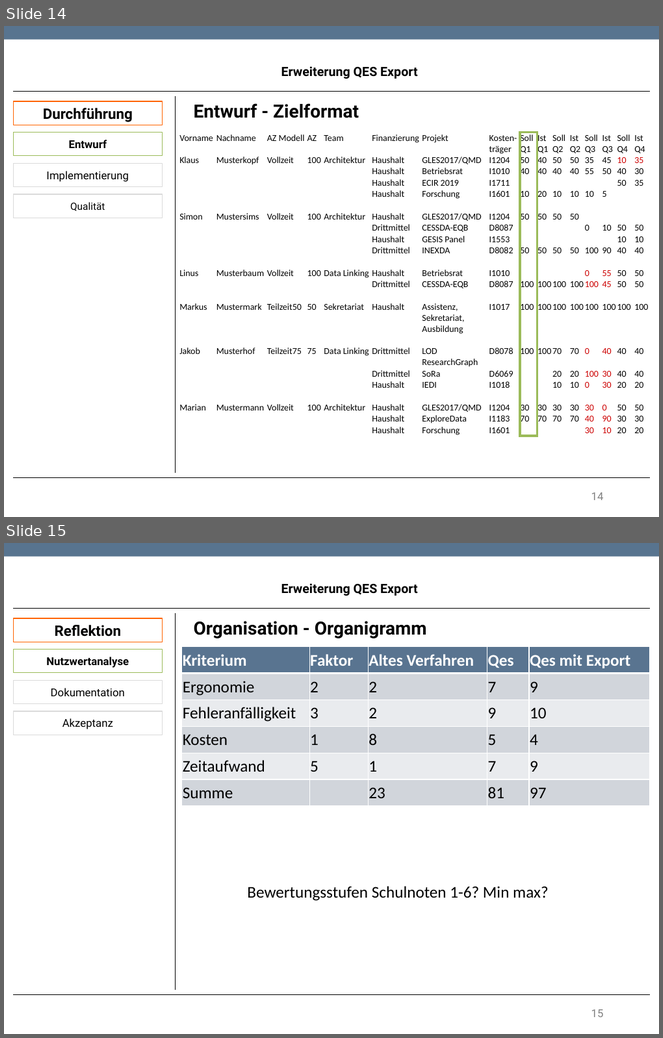
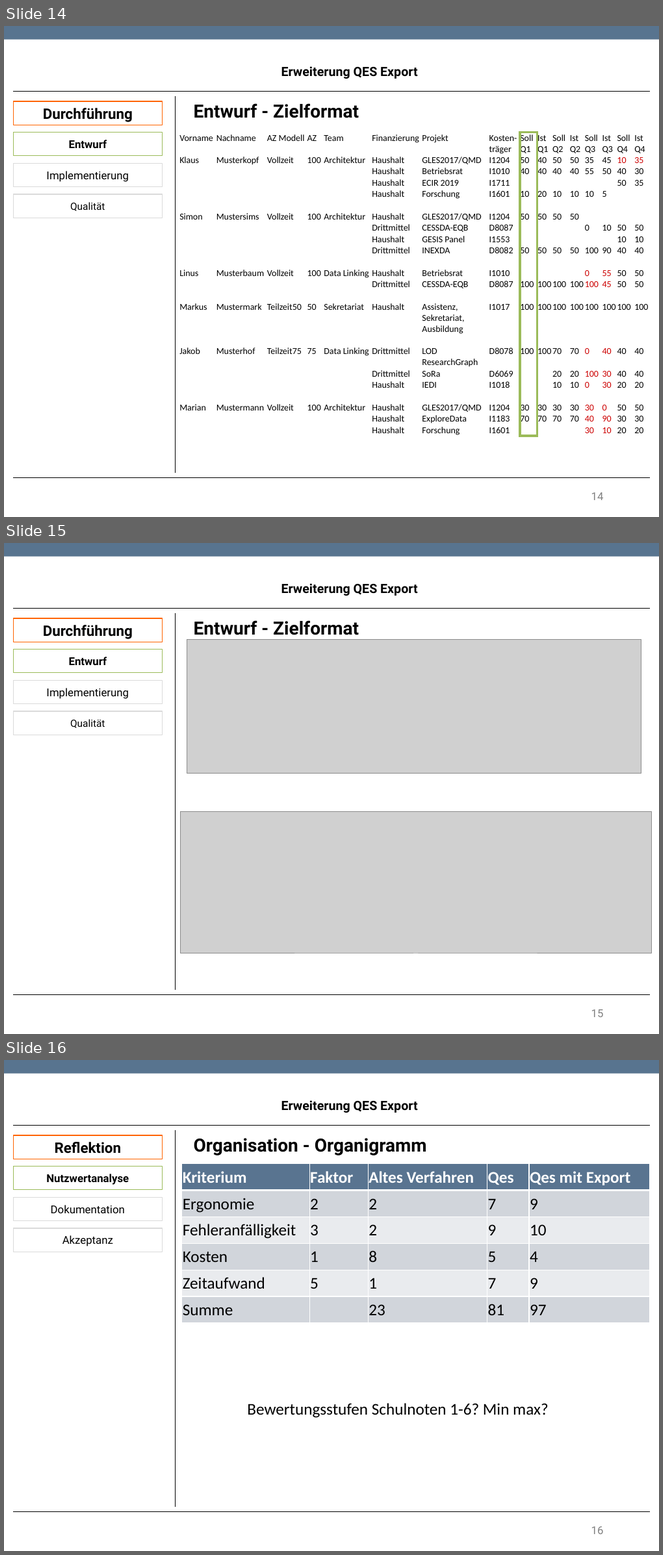
Before and after one commit to TwoHorus/dbExelExportLaravel, a slide deck: DOC/Fachgespraech.pptx. Shown one above the other, each under a label of ours: slides 14 and 15 before the commit, slides 14, 15 and 16 after it. The pictures are 663x1038 and 663x1555 pixels, drawn with LibreOffice and Linux fonts; fonts in the diff are those of the drawing; grey boxes stand for pictures; background and template pictures are left out. Boxes give left, top, right and bottom in pixels: in the first picture for what was removed or moved away, otherwise in the second. Text is boxed around its words. In the diff, an @@ line names an element or a change of style, - is before the commit and + after.

```diff
--- a/DOC/Fachgespraech.pptx
+++ b/DOC/Fachgespraech.pptx
@@ slide 15 added at (x1=4, y1=543, x2=659, y2=1034), background #FFFFFF; not listed: 1 template element that a slide beside it also shows @@
@@ text added at (x1=282, y1=583, x2=417, y2=596), 14 pt, text #000000, bold @@
+Erweiterung QES Export
@@ rectangle added at (x1=13, y1=618, x2=163, y2=642), fill #FFFFFF, outline #FF6400 0.85 pt, 16 pt, text #000000, bold @@
+Durchführung
@@ line added from (13, 608) to (650, 608), #000000 0.75 pt @@
@@ line added from (176, 613) to (176, 990), #000000 0.75 pt @@
@@ text added at (x1=194, y1=620, x2=359, y2=635), 20 pt, text #000000, bold @@
+Entwurf - Zielformat
@@ picture added at (x1=187, y1=639, x2=642, y2=773) @@
@@ rectangle added at (x1=13, y1=649, x2=163, y2=673), fill #FFFFFF, outline #9BBB59 0.85 pt, 12 pt, text #000000, bold @@
+Entwurf
@@ rectangle added at (x1=13, y1=681, x2=163, y2=704), fill #FFFFFF, outline #DADADA 0.85 pt, 12 pt, text #000000 @@
+Implementierung
@@ rectangle added at (x1=13, y1=711, x2=163, y2=735), fill #FFFFFF, outline #DADADA 0.85 pt, 11 pt, text #000000 @@
+Qualität
@@ picture added at (x1=180, y1=811, x2=651, y2=954) @@
@@ line added from (13, 995) to (650, 995), #000000 0.75 pt @@
@@ page number added at (x1=592, y1=1010, x2=604, y2=1017), 12 pt, text #808080 @@
+15
@@ what was slide 15 is now slide 16 @@
@@ page number at (x1=592, y1=1527, x2=604, y2=1534): text changed @@
-15
+16
```
Also in this commit, not shown: 2 other files.
